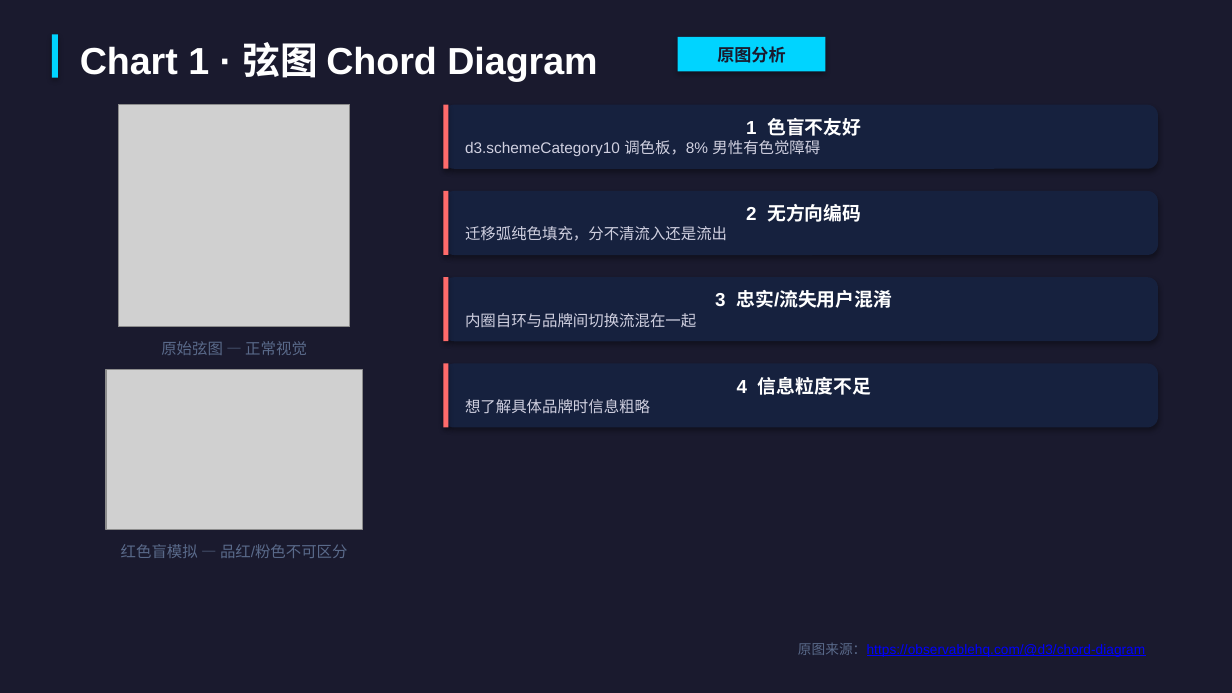
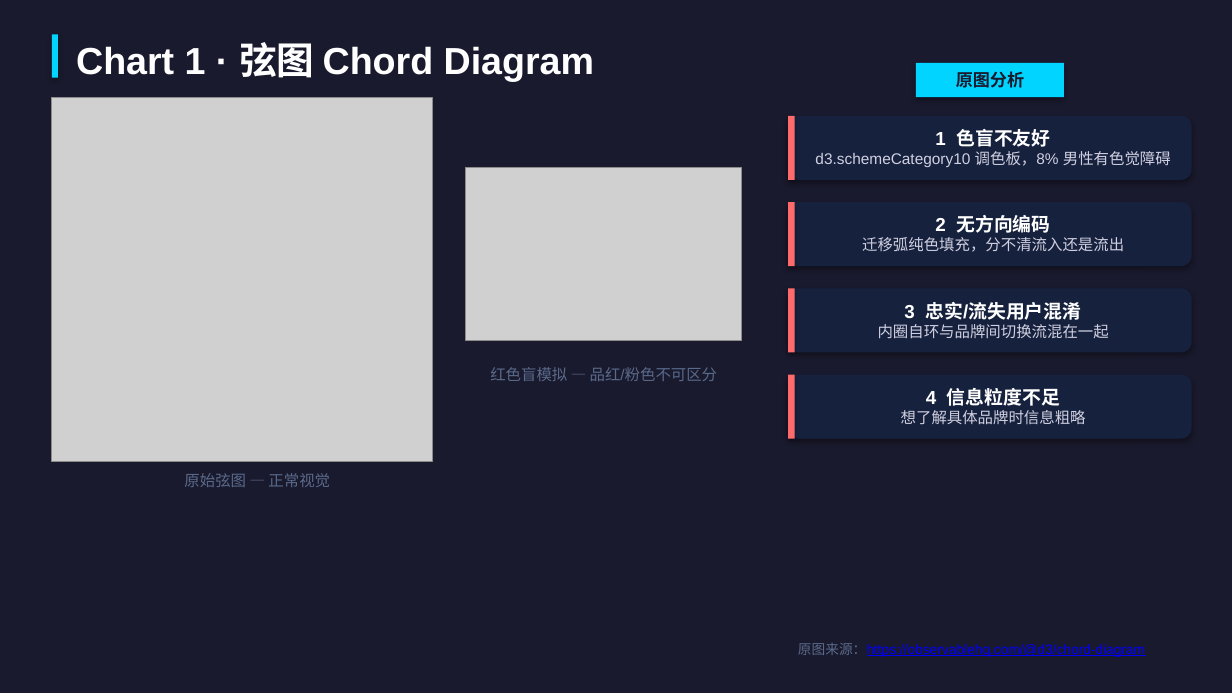
Before and after one commit to STU-VAD/Assignment-2, a slide deck: slide 3 of ppt/数据可视化作业汇报.pptx. Drawn at 1232x693 pixels with LibreOffice and Linux fonts; fonts in the diff are those of the drawing; grey boxes stand for pictures. Boxes give left, top, right and bottom in pixels: in the first picture for what was removed or moved away, otherwise in the second. Text is boxed around its words. In the diff, an @@ line names an element or a change of style, - is before the commit and + after.

```diff
--- a/ppt/数据可视化作业汇报.pptx
+++ b/ppt/数据可视化作业汇报.pptx
@@ text "Chart 1 · 弦图 Chord ...": place and size @@
-text "Chart 1 · 弦图 Chord ..." at [80, 42, 597, 81]
+text "Chart 1 · 弦图 Chord ..." at [76, 42, 594, 81]
@@ rectangle "原图分析": place and size @@
-rectangle "原图分析" at [678, 37, 825, 71]
+rectangle "原图分析" at [917, 63, 1064, 97]
@@ picture: place and size @@
-picture at [118, 105, 350, 326]
+picture at [52, 97, 432, 462]
@@ rounded rectangle "1 色盲不友好": place and size @@
-rounded rectangle "1 色盲不友好" at [444, 105, 1158, 169]
+rounded rectangle "1 色盲不友好" at [788, 116, 1193, 180]
@@ picture: place and size @@
-picture at [106, 370, 362, 530]
+picture at [466, 168, 742, 340]
@@ text in rounded rectangle at [815, 151, 1171, 167]: alignment left to centre @@
@@ rounded rectangle "2 无方向编码": place and size @@
-rounded rectangle "2 无方向编码" at [444, 191, 1158, 255]
+rounded rectangle "2 无方向编码" at [788, 202, 1193, 266]
@@ text in rounded rectangle at [862, 237, 1124, 252]: alignment left to centre @@
@@ rounded rectangle "3 忠实/流失用户混淆": place and size @@
-rounded rectangle "3 忠实/流失用户混淆" at [444, 277, 1158, 341]
+rounded rectangle "3 忠实/流失用户混淆" at [788, 288, 1193, 352]
@@ text in rounded rectangle at [878, 324, 1109, 339]: alignment left to centre @@
@@ text "红色盲模拟 — 品红/粉色不可区分": place and size @@
-text "红色盲模拟 — 品红/粉色不可区分" at [121, 544, 347, 558]
+text "红色盲模拟 — 品红/粉色不可区分" at [490, 367, 717, 381]
@@ proportions changed in 4 elements at [788, 116, 1193, 180], [788, 202, 1193, 266], [788, 288, 1193, 352], [788, 375, 1193, 439] @@
@@ rounded rectangle "4 信息粒度不足": place and size @@
-rounded rectangle "4 信息粒度不足" at [444, 363, 1158, 428]
+rounded rectangle "4 信息粒度不足" at [788, 375, 1193, 439]
@@ 4 rectangles: place and size @@
-4 rectangles at [444, 105, 448, 428]
+4 rectangles at [788, 116, 795, 439]
@@ text in rounded rectangle at [901, 410, 1086, 425]: alignment left to centre @@
@@ text "原始弦图 — 正常视觉": place and size @@
-text "原始弦图 — 正常视觉" at [161, 341, 307, 355]
+text "原始弦图 — 正常视觉" at [184, 473, 330, 487]
```
Also in this commit, not shown: 12 other slides changed, 2 other files.
